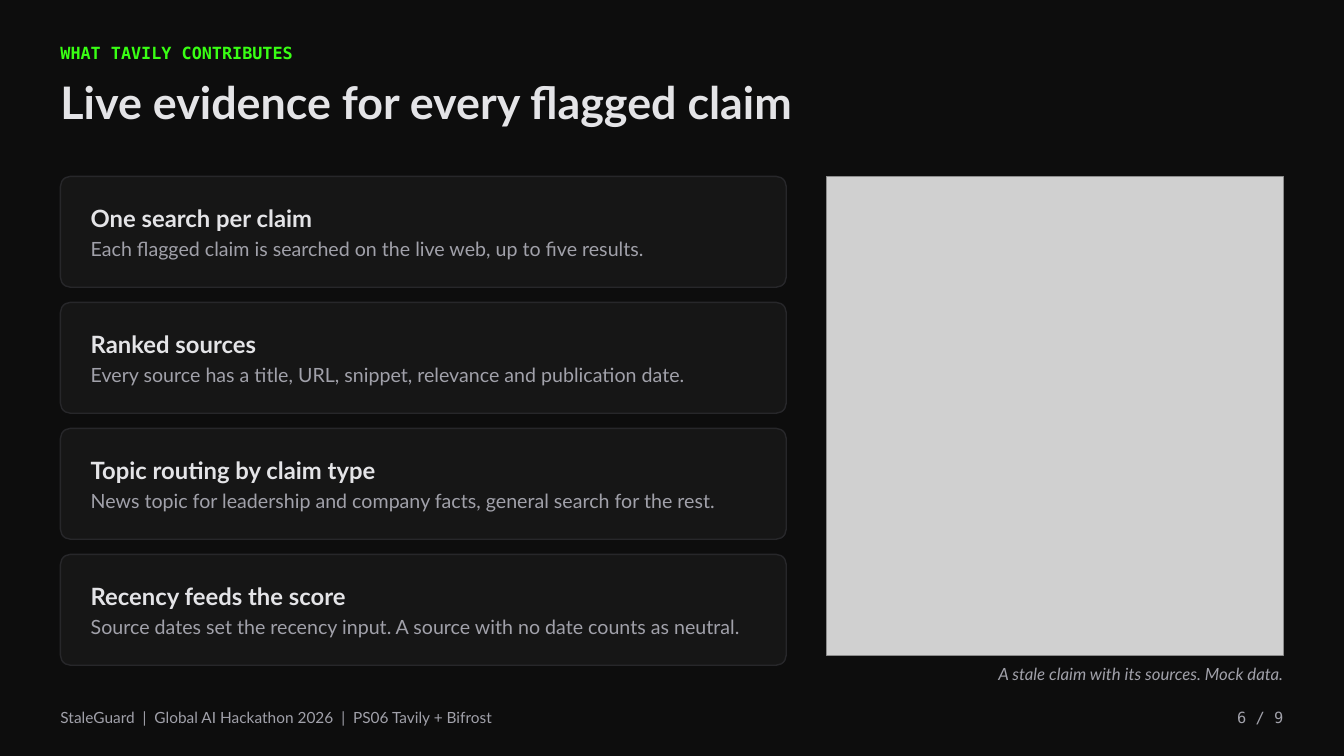
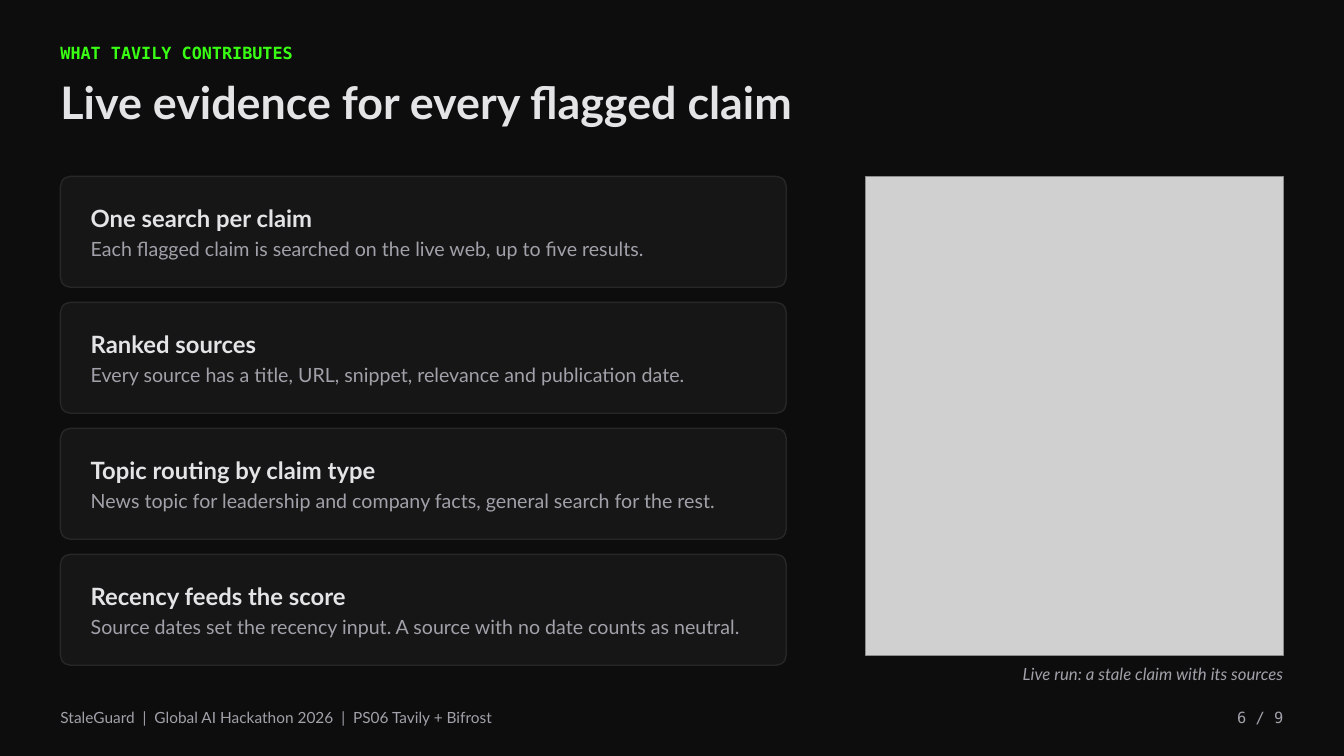
Before and after one commit to 6rzan/StaleGuard, a slide deck: slide 6 of docs/pitch/StaleGuard-pitch.pptx. Drawn at 1344x756 pixels with LibreOffice and Linux fonts; fonts in the diff are those of the drawing; grey boxes stand for pictures. Boxes give left, top, right and bottom in pixels: in the first picture for what was removed or moved away, otherwise in the second. Text is boxed around its words. In the diff, an @@ line names an element or a change of style, - is before the commit and + after.

Commit message:
docs: deck shows the verified live run

```diff
--- a/docs/pitch/StaleGuard-pitch.pptx
+++ b/docs/pitch/StaleGuard-pitch.pptx
@@ picture: place and size @@
-picture at <box>827,176,1284,655</box>
+picture at <box>866,176,1285,655</box>
@@ text at <box>1023,667,1283,680</box>: text changed @@
-A stale claim with its sources. Mock data.
+Live run: a stale claim with its sources
```
Also in this commit, not shown: 2 other slides changed, 2 other files.
